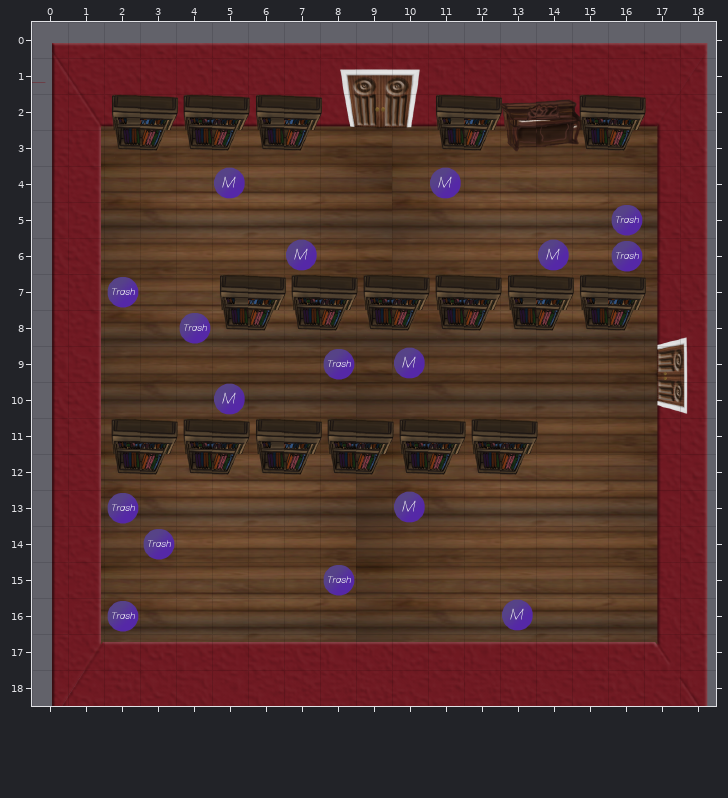
An edit to a level. Tiled map, Tiled Maps/RoomWithCollissions/RoomWithCollissions-SaveAsNewRoomForNewRooms.tmx. Above, as it was before the edit.
Cells are 100x100 px. Shown: x 0..18, y 0..18.
Once edited:
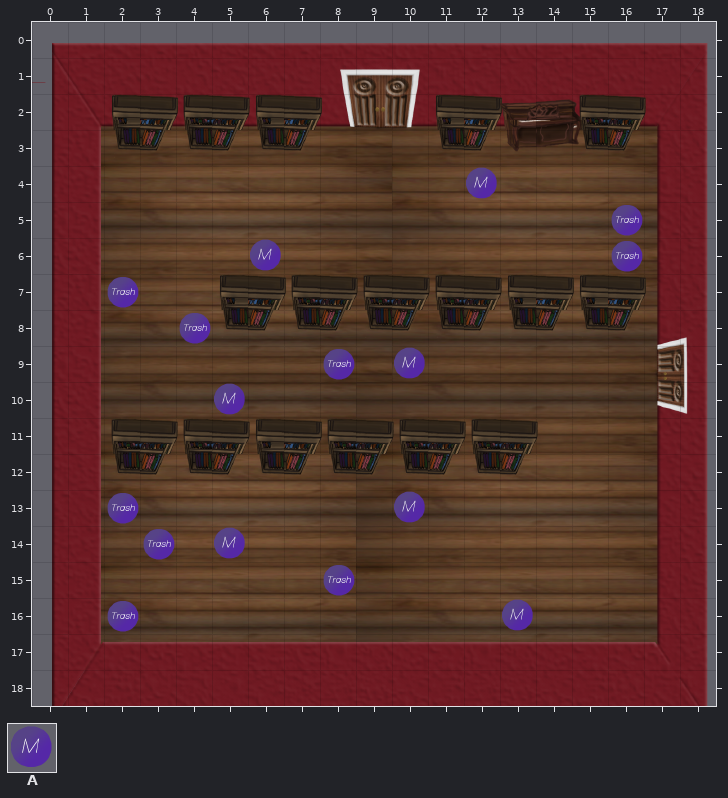
Key: from "enemy_sheet_100x100tiles": A 0.
_ is an empty cell, . an unchanged one.
Difference:
--- layer "Objects"
@@ x 12..12 @@
- 4 _
+ 4 A
@@ x 6..6 @@
- 6 _
+ 6 A
@@ x 5..5 @@
-14 _
+14 A
--- layer "Enemies" (removed)
@@ x 5..11 @@
- 4 A.....A
+ 4 _....._
@@ x 7..14 @@
- 6 A......A
+ 6 _......_
